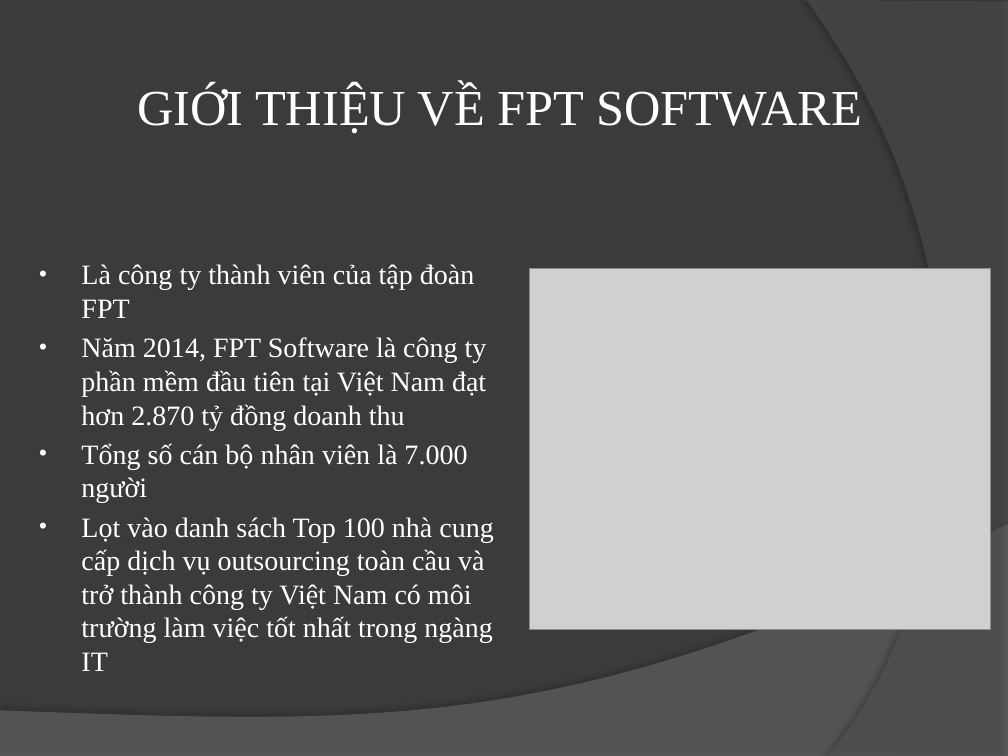
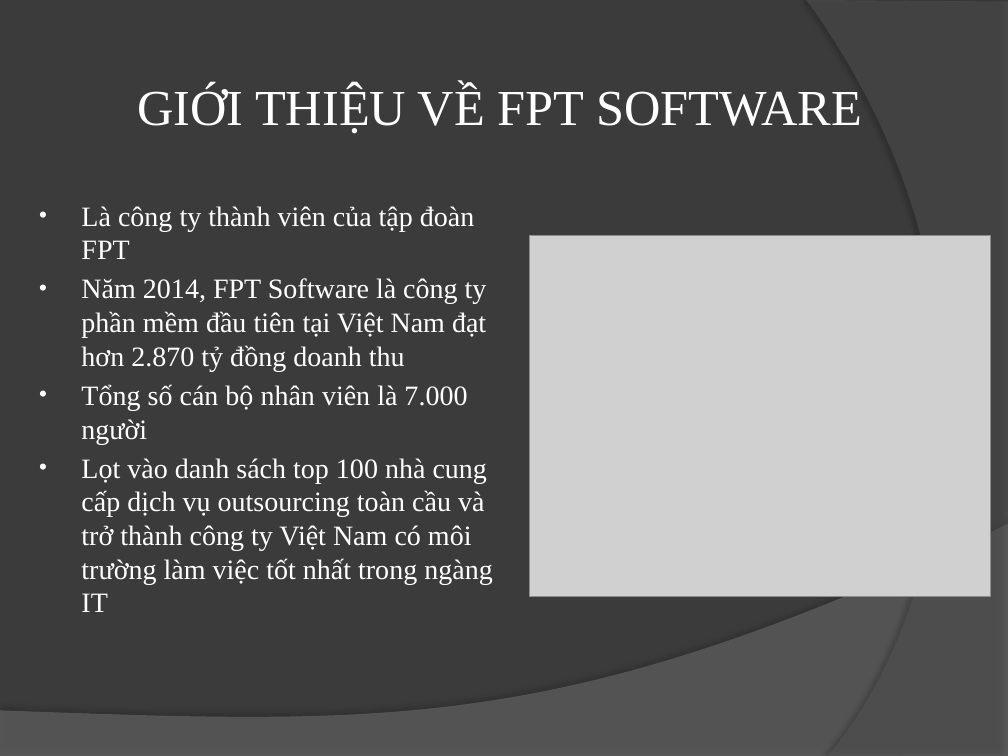
Before and after one commit to PusHGoD/1234, a slide deck: slide 3 of BAO CAO OJT K10A.pptx. Drawn at 1008x756 pixels with LibreOffice and Linux fonts; fonts in the diff are those of the drawing; grey boxes stand for pictures. Boxes give left, top, right and bottom in pixels: in the first picture for what was removed or moved away, otherwise in the second. Text is boxed around its words. In the diff, an @@ line names an element or a change of style, - is before the commit and + after.

```diff
--- a/BAO CAO OJT K10A.pptx
+++ b/BAO CAO OJT K10A.pptx
@@ text "Là công ty thành viên ..." moved from (x1=81, y1=264, x2=493, y2=671) to (x1=81, y1=206, x2=493, y2=612) @@
@@ picture moved from (x1=529, y1=269, x2=991, y2=630) to (x1=529, y1=235, x2=991, y2=596) @@
@@ text at (x1=81, y1=458, x2=493, y2=612): text changed @@
-• Lọt vào danh sách Top 100 nhà cung cấp dịch vụ outsourcing toàn cầu và trở thành công ty Việt Nam có môi trường làm việc tốt nhất trong ngàng IT
+• Lọt vào danh sách top 100 nhà cung cấp dịch vụ outsourcing toàn cầu và trở thành công ty Việt Nam có môi trường làm việc tốt nhất trong ngàng IT
```
Also in this commit, not shown: 8 other slides changed.
